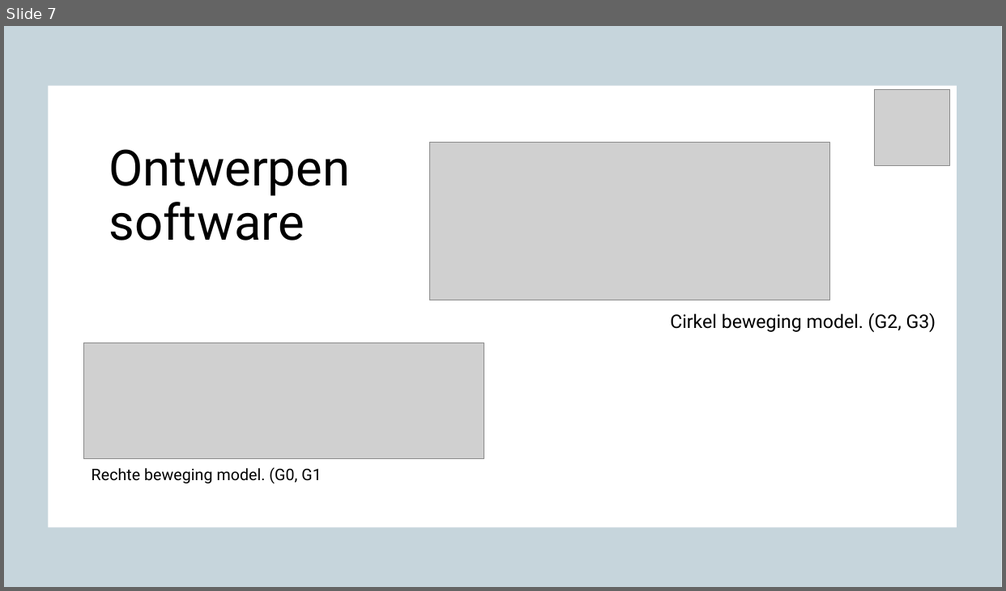
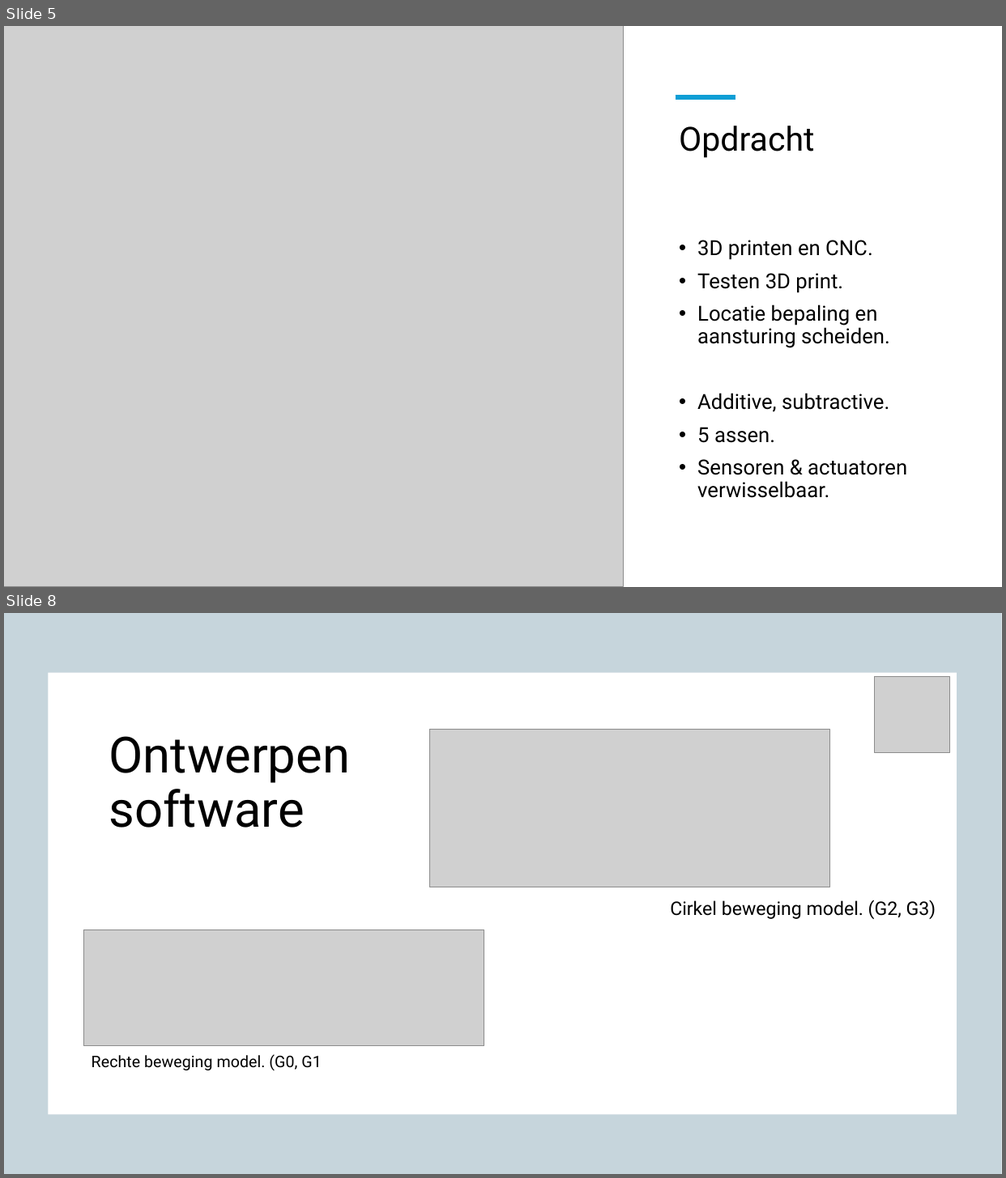
Before and after one commit to OlafGoud/Freesbank, a slide deck: documentatie/Presentaties/95presentatie.pptx. Shown one above the other, each under a label of ours: slide 7 before the commit, slides 5 and 8 after it; the slides between them are not shown. The pictures are 1006x591 and 1006x1178 pixels, drawn with LibreOffice and Linux fonts; fonts in the diff are those of the drawing; grey boxes stand for pictures; background and template pictures are left out. Boxes give left, top, right and bottom in pixels: in the first picture for what was removed or moved away, otherwise in the second. Text is boxed around its words. In the diff, an @@ line names an element or a change of style, - is before the commit and + after.

```diff
--- a/documentatie/Presentaties/95presentatie.pptx
+++ b/documentatie/Presentaties/95presentatie.pptx
@@ slide 5 added at (4,26,1002,587), background #FFFFFF @@
@@ picture added at (4,26,623,587) @@
@@ line added from (675, 97) to (735, 97), #0F9ED5 4.5 pt @@
@@ title added at (679,126,814,158), 32 pt, text #000000 @@
+Opdracht
@@ text added at (697,240,907,498), 20 pt, text #000000 @@
+• 3D printen en CNC.
+• Testen 3D print.
+• Locatie bepaling en aansturing scheiden.
+• Additive, subtractive.
+• 5 assen.
+• Sensoren & actuatoren verwisselbaar.
@@ what was slide 7 is now slide 8 @@
```
Also in this commit, not shown: 3 slides changed, 9 other slides added, 5 slides removed, 5 other files.
